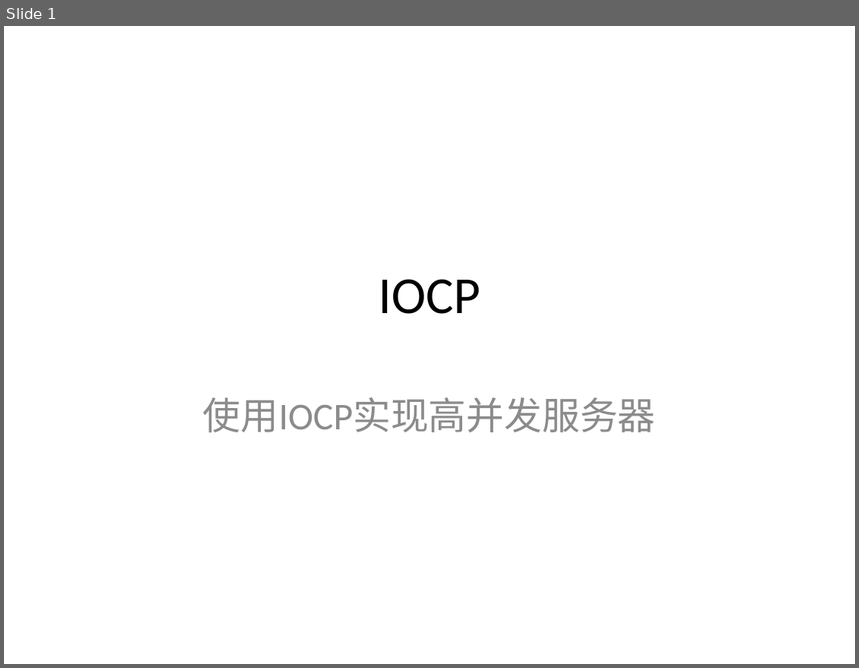
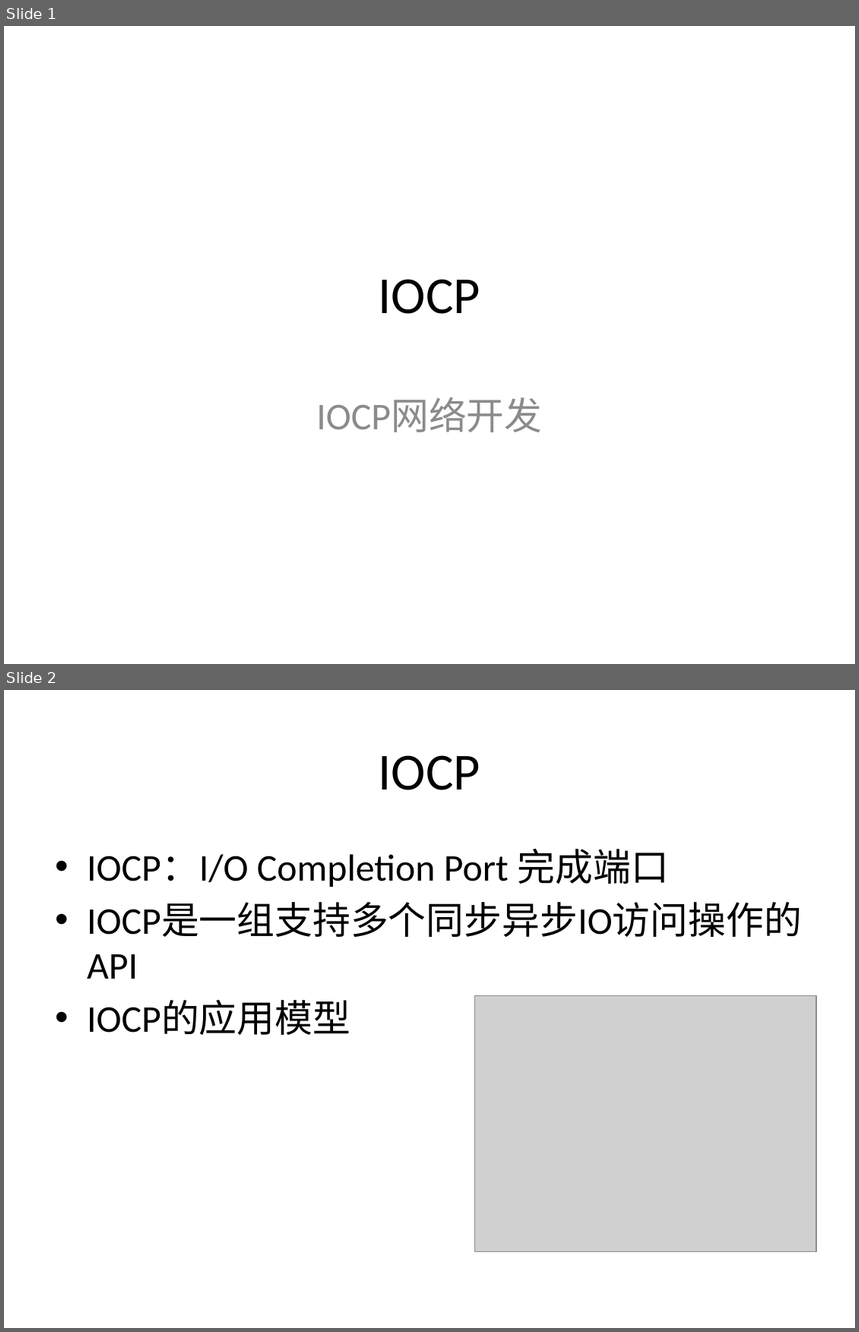
Before and after one commit to dxjeric/CompletionPort, a slide deck: Doc/IOCP.pptx. Shown one above the other, each under a label of ours: slide 1 before the commit, slides 1 and 2 after it. The pictures are 859x668 and 859x1332 pixels, drawn with LibreOffice and Linux fonts; fonts in the diff are those of the drawing; grey boxes stand for pictures; background and template pictures are left out. Boxes give left, top, right and bottom in pixels: in the first picture for what was removed or moved away, otherwise in the second. Text is boxed around its words. In the diff, an @@ line names an element or a change of style, - is before the commit and + after.

Commit message:
Completion Doc

```diff
--- a/Doc/IOCP.pptx
+++ b/Doc/IOCP.pptx
@@ slide 2 added at [4,690,855,1328], background picture (left out) @@
@@ title added at [379,755,481,790], 44 pt, text #000000 @@
+IOCP
@@ text added at [87,849,669,1035], 32 pt, text #000000 @@
+• IOCP：I/O Completion Port 完成端口
+• IOCP是一组支持多个同步异步IO访问操作的API
+• IOCP的应用模型
@@ picture added at [475,996,817,1252] @@
@@ slide 1 changed as well @@
@@ subtitle at [316,398,542,433]: text changed @@
-使用IOCP实现高并发服务器
+IOCP网络开发
```
Also in this commit, not shown: 13 other slides added.
